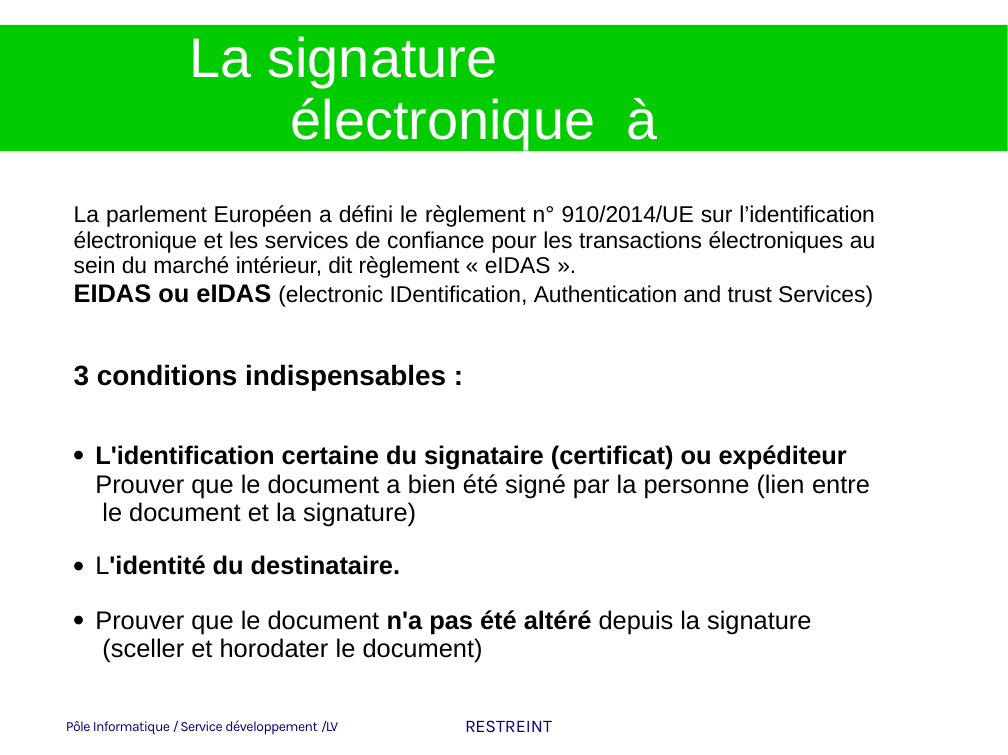
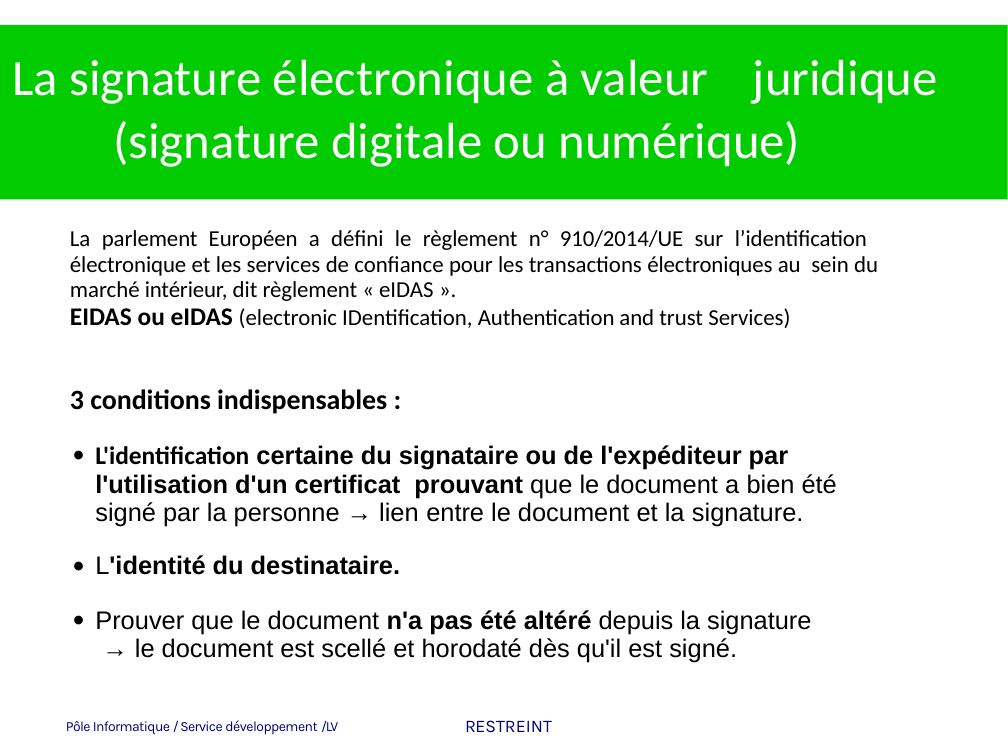
Before and after one commit to heylve/current, a slide deck: slide 3 of Presentations/la_signature_electronique_cest_quoi.odp. Drawn at 1008x755 pixels with LibreOffice and Linux fonts; fonts in the diff are those of the drawing; background and template pictures are left out. Boxes give left, top, right and bottom in pixels: in the first picture for what was removed or moved away, otherwise in the second. Text is boxed around its words. In the diff, an @@ line names an element or a change of style, - is before the commit and + after.

Commit message:
signature elect

```diff
--- a/Presentations/la_signature_electronique_cest_quoi.odp
+++ b/Presentations/la_signature_electronique_cest_quoi.odp
@@ freeform shape: place and size @@
-freeform shape at (0,25,1007,151)
+freeform shape at (0,25,1007,199)
@@ title at (12,59,938,167): text changed; size 44 to 40 pt; font Arial to Calibri @@
-La signature électronique à valeur juridique
+La signature électronique à valeur juridique (signature digitale ou numérique)
@@ text "La parlement Européen a défini ...": place and size @@
-text "La parlement Européen a défini ..." at (74,205,875,390)
+text "La parlement Européen a défini ..." at (70,230,878,414)
@@ text "La parlement Européen a défini ..." at (70,230,878,414): font Arial to Calibri @@
@@ text at (95,445,837,527): text changed; bold on @@
-L'identification certaine du signataire (certificat) ou expéditeur Prouver que le document a bien été signé par la personne (lien entre le document et la signature)
+L'identification certaine du signataire ou de l'expéditeur par l'utilisation d'un certificat prouvant que le document a bien été signé par la personne → lien entre le document et la signature.
@@ text at (95,610,811,663): text changed @@
-Prouver que le document n'a pas été altéré depuis la signature (sceller et horodater le document)
+Prouver que le document n'a pas été altéré depuis la signature → le document est scellé et horodaté dès qu'il est signé.
```
Also in this commit, not shown: 10 other slides changed, 1 slide added, 2 slides removed, 5 other files.
